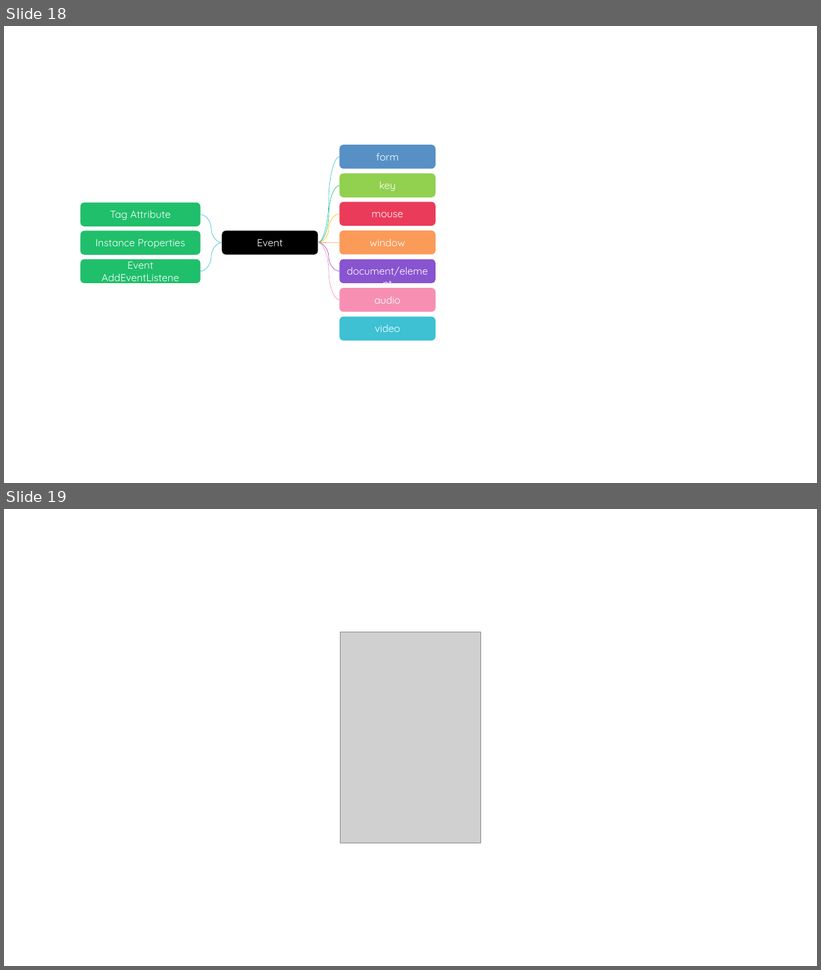
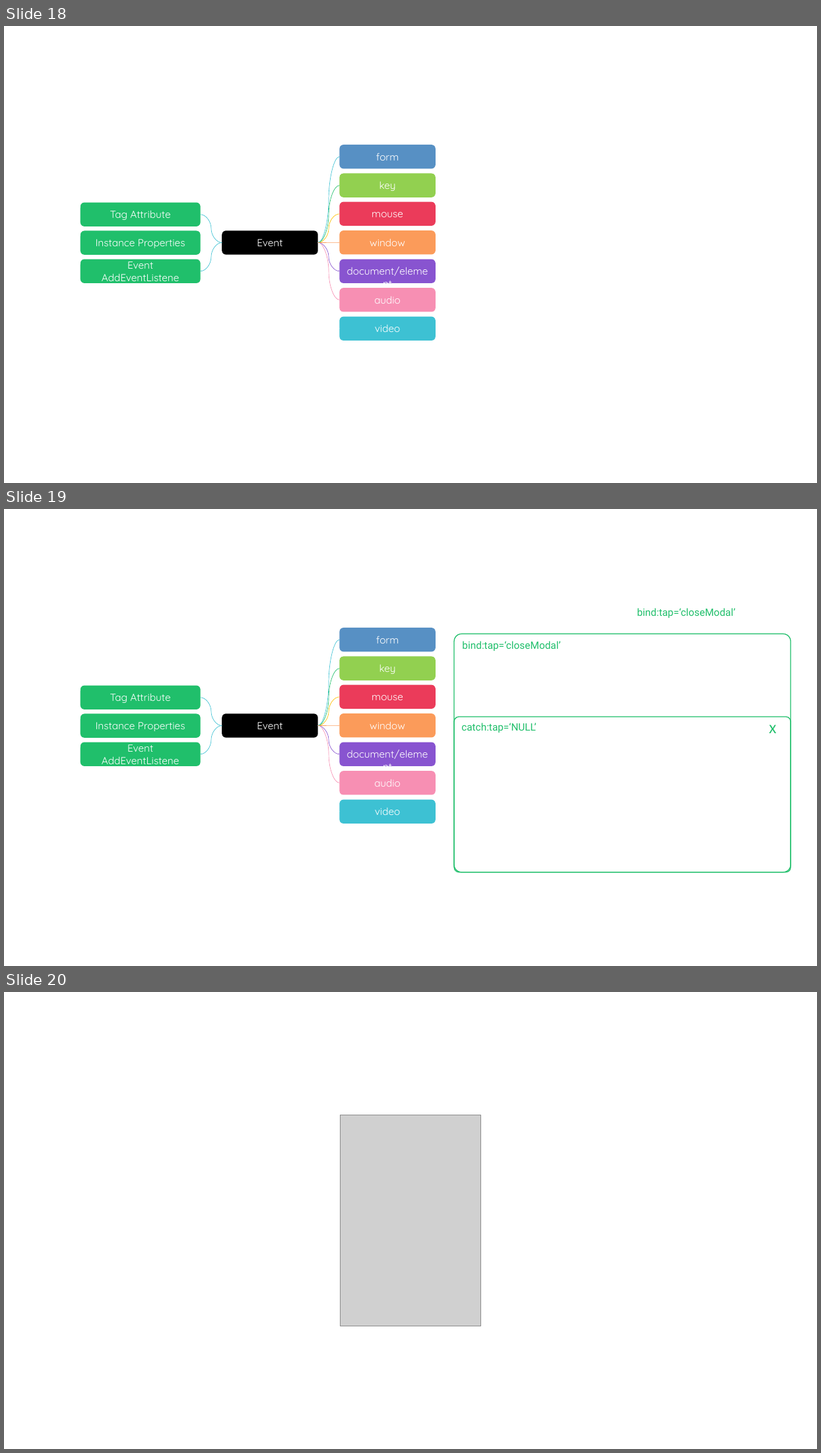
Before and after one commit to glpla/glpla.github.io, a slide deck: utils/file/charts.pptx. Shown one above the other, each under a label of ours: slides 18 and 19 before the commit, slides 18, 19 and 20 after it. The pictures are 821x970 and 821x1453 pixels, drawn with LibreOffice and Linux fonts; fonts in the diff are those of the drawing; grey boxes stand for pictures. Boxes give left, top, right and bottom in pixels: in the first picture for what was removed or moved away, otherwise in the second. Text is boxed around its words. In the diff, an @@ line names an element or a change of style, - is before the commit and + after.

```diff
--- a/utils/file/charts.pptx
+++ b/utils/file/charts.pptx
@@ slide 19 added at (x1=4, y1=509, x2=817, y2=966), background #FFFFFF @@
@@ text added at (x1=637, y1=608, x2=735, y2=618), 12 pt, text #20BF6B @@
+bind:tap=‘closeModal’
@@ curved line added from (318, 726) to (339, 640), #3DC1D3 0.5 pt @@
@@ rounded rectangle added at (x1=339, y1=628, x2=435, y2=652), fill #2E75B6 at 80% opacity, 12 pt, text #FFFFFF @@
+form
@@ rounded rectangle added at (x1=454, y1=634, x2=791, y2=873), outline #20BF6B 1 pt, 12 pt, text #20BF6B @@
+bind:tap=‘closeModal’
@@ rounded rectangle added at (x1=339, y1=657, x2=435, y2=681), fill #92D050, 12 pt, text #FFFFFF @@
+key
@@ rounded rectangle added at (x1=81, y1=686, x2=201, y2=710), fill #20BF6B, 12 pt, text #FFFFFF @@
+Tag Attribute
@@ curved line added from (339, 669) to (318, 726), #20BF6B 0.5 pt @@
@@ rounded rectangle added at (x1=339, y1=685, x2=435, y2=709), fill #EB3B5A, 12 pt, text #FFFFFF @@
+mouse
@@ curved line added from (222, 726) to (201, 698), #3DC1D3 0.5 pt @@
@@ curved line added from (339, 697) to (318, 726), #FFC000 0.5 pt @@
@@ rounded rectangle added at (x1=81, y1=714, x2=201, y2=738), fill #20BF6B, 12 pt, text #FFFFFF @@
+Instance Properties
@@ curved line added from (201, 755) to (222, 726), #3DC1D3 0.5 pt @@
@@ rounded rectangle added at (x1=222, y1=714, x2=318, y2=738), fill #000000, 12 pt, text #FFFFFF @@
+Event
@@ curved line added from (318, 726) to (339, 783), #F78FB3 0.5 pt @@
@@ curved line added from (318, 726) to (339, 755), #8854D0 0.5 pt @@
@@ curved line added from (318, 726) to (339, 812), #FFFFFF 0.5 pt @@
@@ line added from (318, 726) to (339, 725), #FB9B5A 0.5 pt @@
@@ rounded rectangle added at (x1=339, y1=714, x2=435, y2=738), fill #FA8231 at 80% opacity, 12 pt, text #FFFFFF @@
+window
@@ rounded rectangle added at (x1=454, y1=717, x2=791, y2=873), outline #20BF6B 1 pt, 12 pt, text #20BF6B @@
+catch:tap=‘NULL’
@@ text added at (x1=769, y1=725, x2=777, y2=733), 18 pt, text #20BF6B @@
+x
@@ rounded rectangle added at (x1=81, y1=743, x2=201, y2=766), fill #20BF6B, 12 pt, text #FFFFFF @@
+Event AddEventListene
@@ rounded rectangle added at (x1=339, y1=743, x2=435, y2=766), fill #8854D0, 12 pt, text #FFFFFF @@
+document/element
@@ rounded rectangle added at (x1=339, y1=771, x2=435, y2=795), fill #F78FB3, 12 pt, text #FFFFFF @@
+audio
@@ rounded rectangle added at (x1=339, y1=800, x2=435, y2=824), fill #3DC1D3, 12 pt, text #FFFFFF @@
+video
@@ what was slide 19 is now slide 20 @@
```
Also in this commit, not shown: 27 other files.
